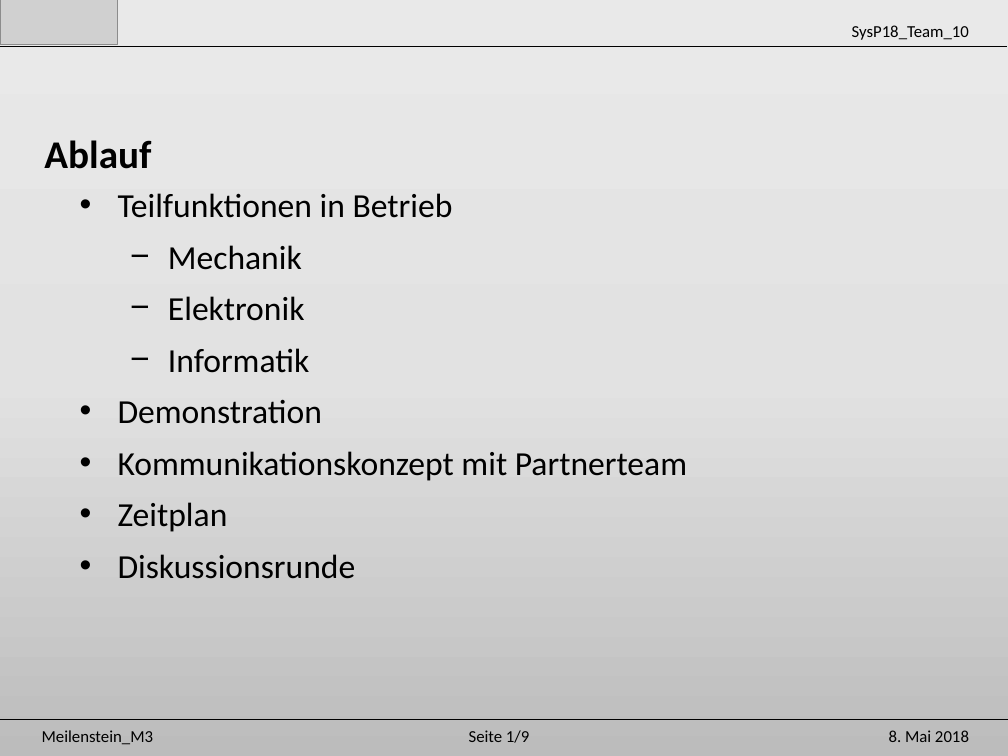
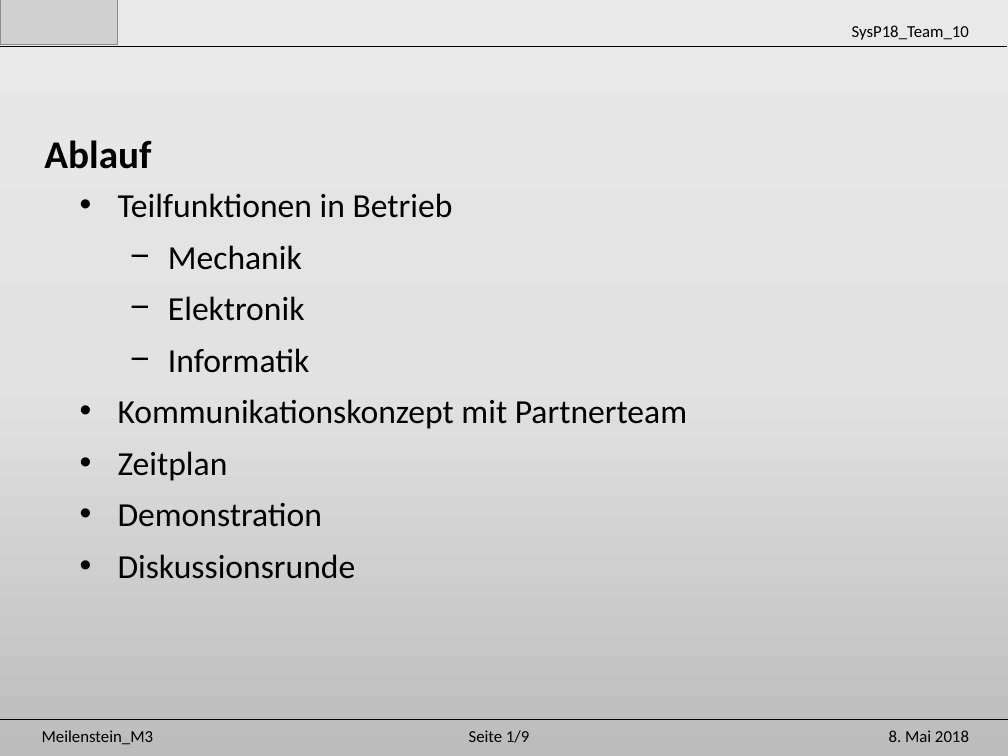
Before and after one commit to Unaqwyn/SysP18_1cv, a slide deck: slide 2 of 01_Organisation/02_Meilensteine/m3/Praesentation_m3.pptx. Drawn at 1008x756 pixels with LibreOffice and Linux fonts; fonts in the diff are those of the drawing; grey boxes stand for pictures. Boxes give left, top, right and bottom in pixels: in the first picture for what was removed or moved away, otherwise in the second. Text is boxed around its words. In the diff, an @@ line names an element or a change of style, - is before the commit and + after.

Commit message:
präsentation

```diff
--- a/01_Organisation/02_Meilensteine/m3/Praesentation_m3.pptx
+++ b/01_Organisation/02_Meilensteine/m3/Praesentation_m3.pptx
@@ text at [118,399,322,424]: paragraph removed @@
-• Demonstration
@@ text at [118,503,322,527]: paragraph added @@
+• Demonstration
```
Also in this commit, not shown: 1 other slide changed, 2 other files.
